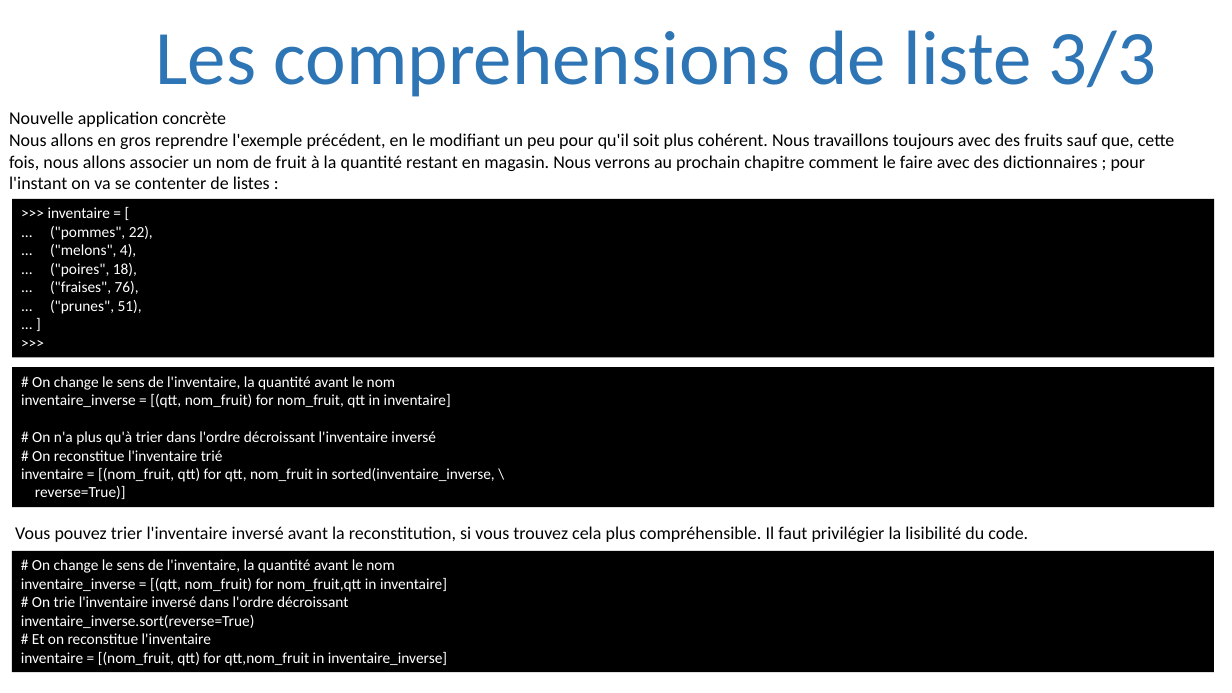
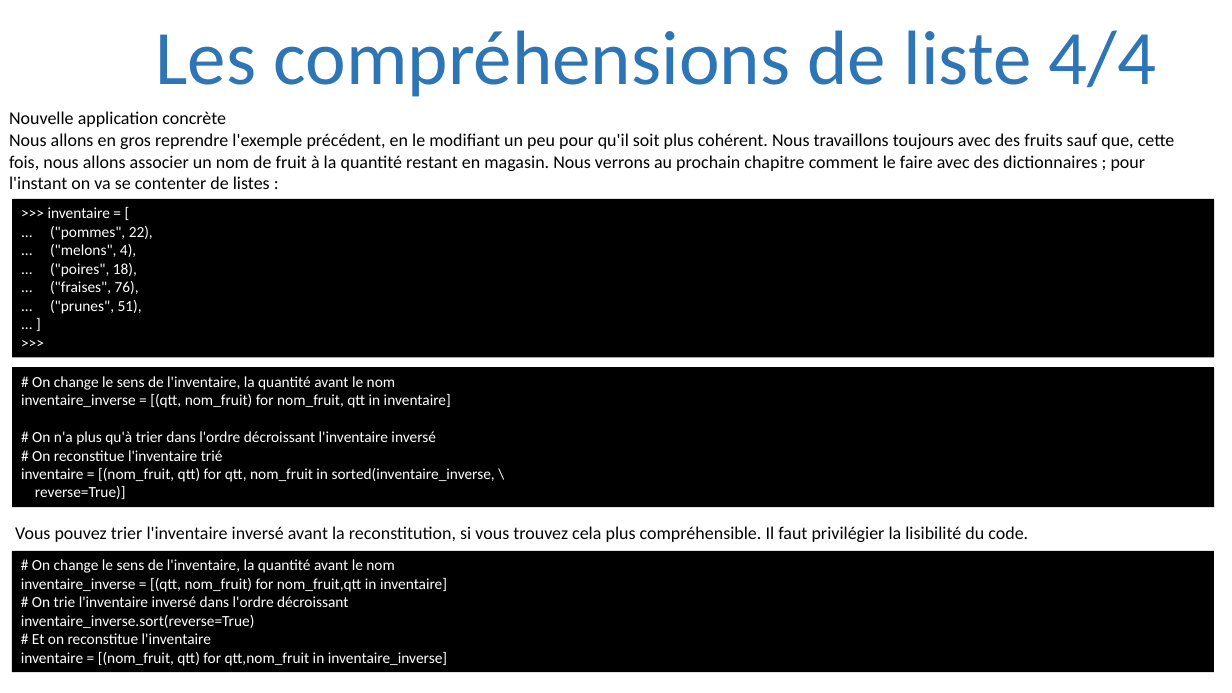
Before and after one commit to julienPalleau/PythonDoc, a slide deck: slide 89 of Python-resume.pptx (slide 80 before the commit). Drawn at 1232x693 pixels with LibreOffice and Linux fonts; fonts in the diff are those of the drawing. Boxes give left, top, right and bottom in pixels: in the first picture for what was removed or moved away, otherwise in the second. Text is boxed around its words. In the diff, an @@ line names an element or a change of style, - is before the commit and + after.

```diff
--- a/Python-resume.pptx
+++ b/Python-resume.pptx
@@ title at box(156, 30, 1157, 97): text changed @@
-Les comprehensions de liste 3/3
+Les compréhensions de liste 4/4
```
Also in this commit, not shown: 11 other slides changed, 13 slides added.
